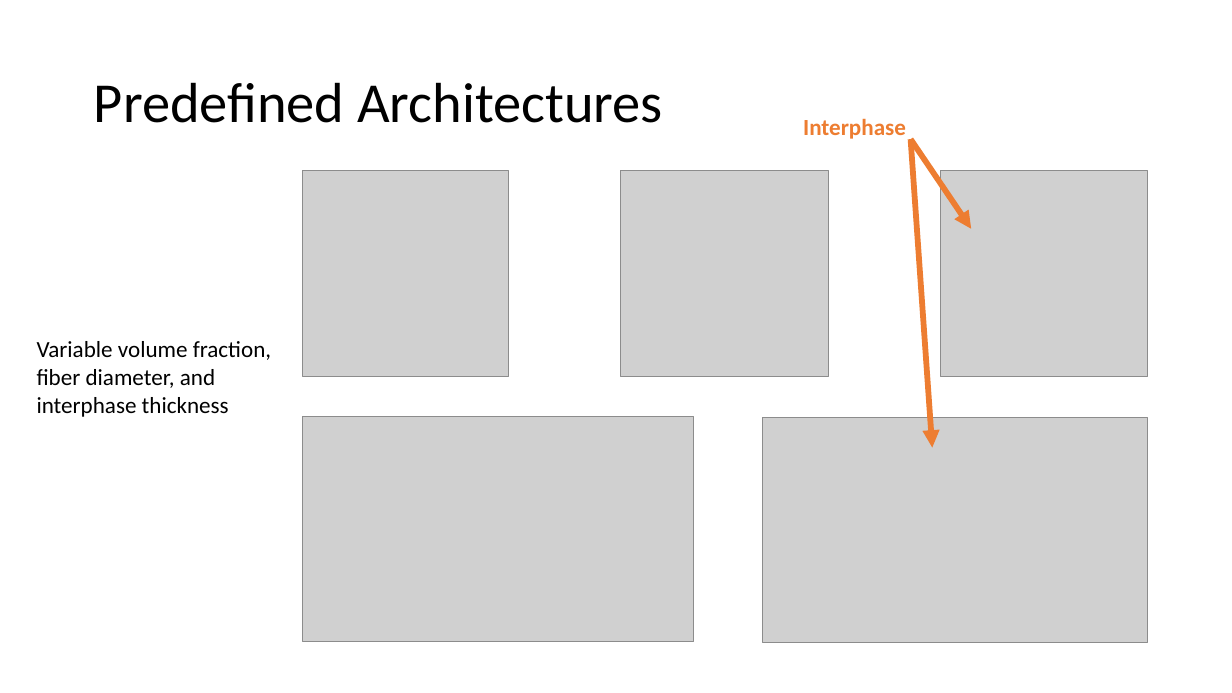
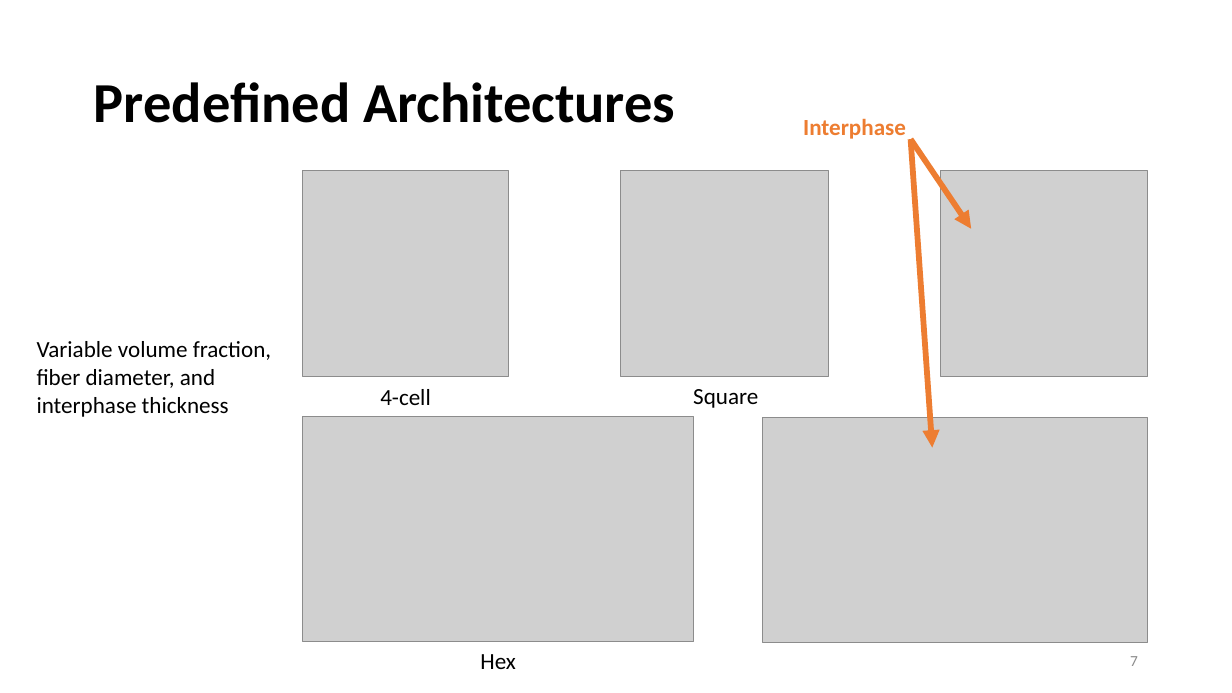
Before and after one commit to nahernz/Method_of_Cells, a slide deck: slide 7 of Generalized Method of Cells (08-01-2014).pptx (slide 5 before the commit). Drawn at 1232x693 pixels with LibreOffice and Linux fonts; fonts in the diff are those of the drawing; grey boxes stand for pictures. Boxes give left, top, right and bottom in pixels: in the first picture for what was removed or moved away, otherwise in the second. Text is boxed around its words. In the diff, an @@ line names an element or a change of style, - is before the commit and + after.

Commit message:
updated pptx

```diff
--- a/Generalized Method of Cells (08-01-2014).pptx
+++ b/Generalized Method of Cells (08-01-2014).pptx
@@ title "Predefined Architectures" at (94,82,675,123): bold on @@
@@ text added at (380,389,431,405), 18 pt, text #000000 @@
+4-cell
@@ text added at (693,389,758,408), 18 pt, text #000000 @@
+Square
@@ text added at (480,654,516,669), 18 pt, text #000000 @@
+Hex
@@ page number added at (1130,656,1138,666), 12 pt, text #8C8C8C @@
+7
```
Also in this commit, not shown: 5 other slides changed, 3 slides added, 1 slide removed.
